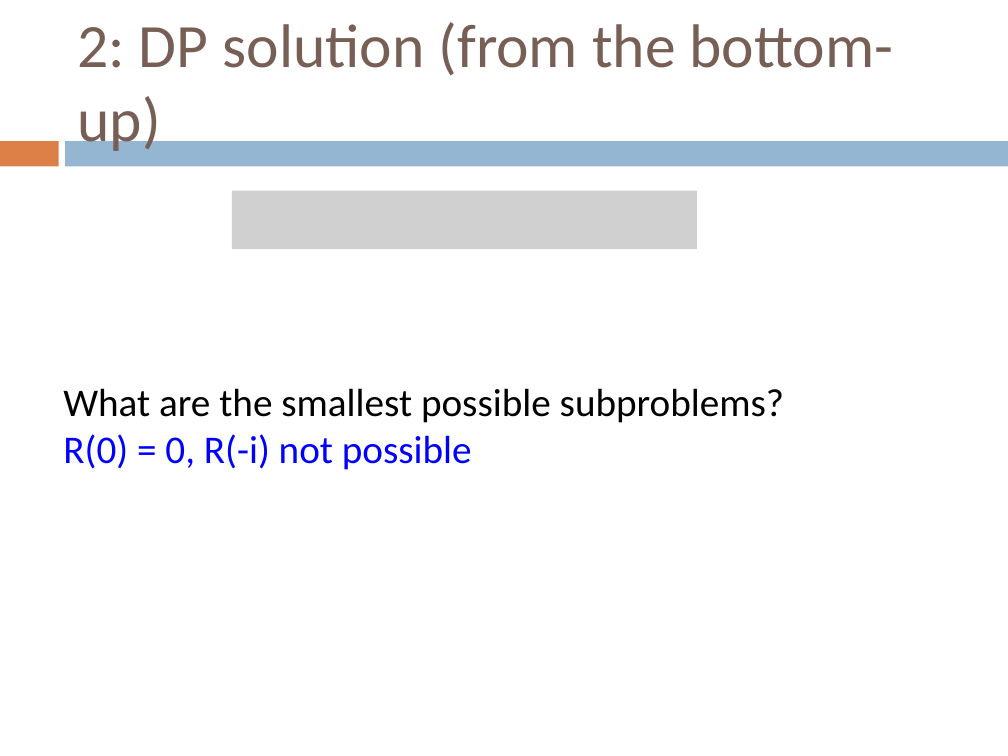
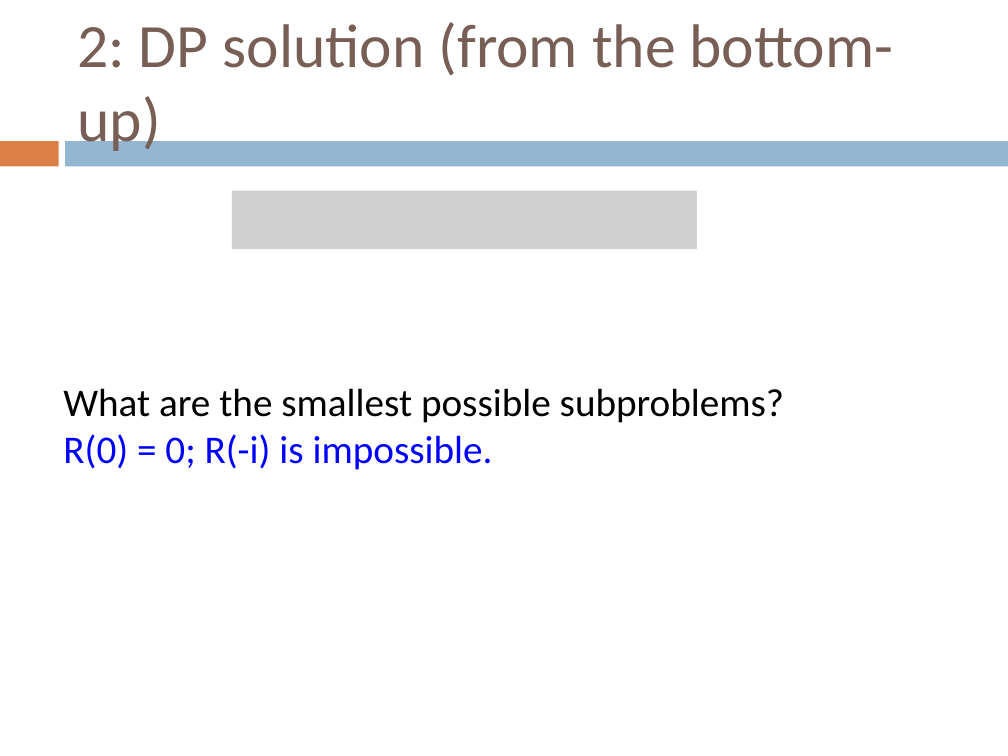
Before and after one commit to Collins-kariuk/Algorithms, a slide deck: slide 67 of Lectures/Lecture 11_Dynamic Programming_More Fun!.pptx (slide 68 before the commit). Drawn at 1008x756 pixels with LibreOffice and Linux fonts; fonts in the diff are those of the drawing; grey boxes stand for pictures. Boxes give left, top, right and bottom in pixels: in the first picture for what was removed or moved away, otherwise in the second. Text is boxed around its words. In the diff, an @@ line names an element or a change of style, - is before the commit and + after.

```diff
--- a/Lectures/Lecture 11_Dynamic Programming_More Fun!.pptx
+++ b/Lectures/Lecture 11_Dynamic Programming_More Fun!.pptx
@@ text at (63, 388, 784, 470): text changed @@
-What are the smallest possible subproblems?
-R(0) = 0, R(-i) not possible
+What are the smallest possible subproblems?
+R(0) = 0; R(-i) is impossible.
```
Also in this commit, not shown: 4 other slides changed, 1 slide removed.
